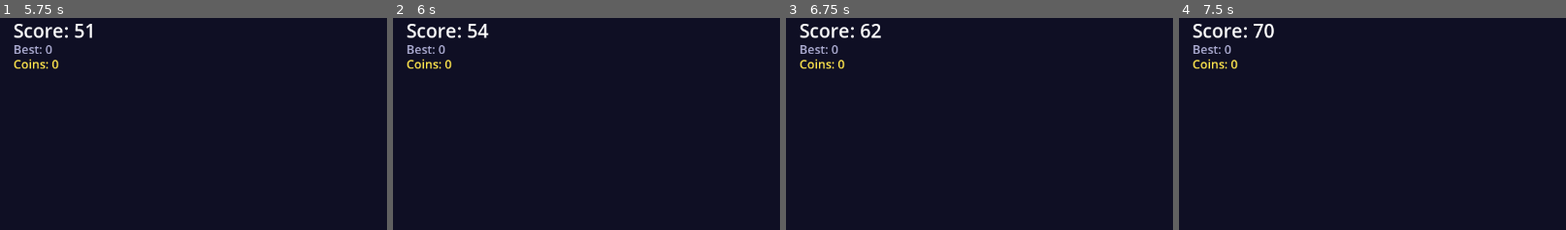
Above: before the commit, frames 1-4 (left to right).
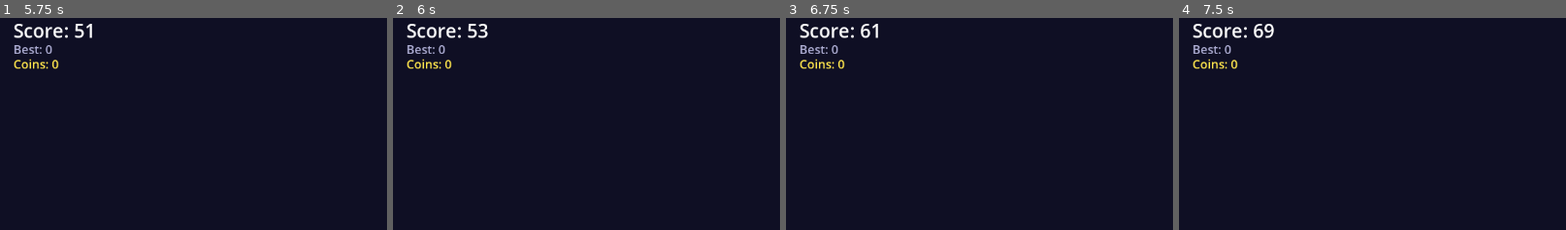
Above: after the commit, the same moments.

Repository: alexsndersoto04-source/Proyectos
Game: Godot game, scene res://scenes/main.tscn
Same seed, same stepped clock (60 frames per second), same inputs: the game is played once before the commit and once after it.
Inputs (mouse positions are % of the whole screen's width and height, from its top left):
- Up to frame 1 (5.75 s): tap Enter at 0.5, 2, 5 s; move the mouse to (72, 44) at 0.52 s; tap Alt (jump) at 0.6, 0.77, 1.07, 1.35, 1.52, 1.82, 2.1, 2.85, 3.02, 3.32, 3.6, 3.77, 4.07, 4.35, 4.52, 4.82, 5.1 s; click (72, 44) at 0.67 s; tap Space at 1.25, 4.25 s; move the mouse to (30, 54) at 1.27 s; click (30, 54) at 1.42 s; move the mouse to (60, 26) at 2.02 s; click (60, 26) at 2.17 s; move the mouse to (45, 69) at 2.77 s; click (45, 69) at 2.92 s; move the mouse to (80, 64) at 3.52 s; click (80, 64) at 3.67 s; move the mouse to (20, 34) at 4.27 s; click (20, 34) at 4.42 s; move the mouse to (55, 49) at 5.02 s; click (55, 49) at 5.17 s
- Up to frame 2 (6 s): move the mouse to (35, 23) at 5.77 s; tap Alt (jump) at 5.85 s; click (35, 23) at 5.92 s
- Up to frame 3 (6.75 s): tap Alt (jump) at 6.02, 6.32, 6.6 s; move the mouse to (72, 44) at 6.52 s; click (72, 44) at 6.67 s
- Up to frame 4 (7.5 s): tap Alt (jump) at 6.77, 7.07, 7.35 s; move the mouse to (30, 54) at 7.27 s; click (30, 54) at 7.42 s
The pictures show only the part of the screen within x 0-50%, y 0-50%; the shares and areas given below are measured in that part.

Frame 1 is identical in both runs. In frame 2, 0.1% of the frame differs, in the area x 21-25%, y 2-10%; in frame 3, 0.1%; in frame 4, 0.2%, in the area x 19-25%, y 2-10%.

Commit message:
Fix: scripts sin referencias a AudioPlayers inexistentes - carga dinamica
- player.gd y main.gd ahora usan _play_sfx dinamico con FileAccess
- No mas AudioJump nodes que no existen
- Evita errores de import y export

Co-authored-by: arena-agent <297053741+arena-agent@users.noreply.github.com>

Diff:
--- a/scripts/main.gd
+++ b/scripts/main.gd
@@ -1,15 +1,10 @@
 extends Node2D
-
-@export var points_per_second: float = 10.0
-@export var difficulty_increase_every: float = 5.0
-
 var score: float = 0.0
 var high_score: float = 0.0
 var game_over: bool = false
 var difficulty_timer: float = 0.0
 var is_playing: bool = false
 var coins: int = 0
-
 @onready var player: CharacterBody2D = $Player
 @onready var spawner: Node2D = $Spawner
 @onready var ui_score: Label = $CanvasLayer/UI/ScoreLabel
@@ -22,47 +17,35 @@
 @onready var obstacles: Node2D = $Obstacles
 @onready var powerups: Node2D = $PowerUps
 @onready var tap_to_start: Control = $CanvasLayer/UI/StartPanel
-@onready var audio_score: AudioStreamPlayer = $AudioScore
-@onready var audio_ambience: AudioStreamPlayer = $AudioAmbience
-@onready var audio_powerup: AudioStreamPlayer = $AudioPowerUp
 
 func _ready():
 	load_high_score()
 	update_ui()
 	game_over_panel.visible = false
 	tap_to_start.visible = true
-	if ui_shield:
-		ui_shield.visible = false
+	if ui_shield: ui_shield.visible = false
 	if player:
 		player.died.connect(_on_player_died)
 		player.shield_changed.connect(_on_shield_changed)
 	if spawner:
 		spawner.obstacle_spawned.connect(_on_obstacle_spawned)
 		spawner.powerup_spawned.connect(_on_powerup_spawned)
-	if restart_button:
-		restart_button.pressed.connect(restart_game)
-	get_tree().paused = false
+	if restart_button: restart_button.pressed.connect(restart_game)
 	is_playing = false
-	if spawner:
-		spawner.stop_spawning()
-	if audio_ambience:
-		audio_ambience.play()
+	if spawner: spawner.stop_spawning()
 
 func _process(delta):
-	if game_over:
+	if game_over: return
+	if not is_playing:
+		if Input.is_action_just_pressed("jump"): start_game()
 		return
-	if not is_playing:
-		if Input.is_action_just_pressed("jump"):
-			start_game()
-		return
-	score += points_per_second * delta * (spawner.current_speed / spawner.initial_speed if spawner else 1.0)
+	score += 10.0 * delta * (spawner.current_speed / spawner.initial_speed if spawner else 1.0)
 	update_ui()
 	difficulty_timer += delta
-	if difficulty_timer >= difficulty_increase_every:
+	if difficulty_timer >= 5.0:
 		difficulty_timer = 0
 		if spawner:
 			spawner.increase_difficulty(25)
-			points_per_second += 0.5
 
 func start_game():
 	is_playing = true
@@ -71,21 +54,17 @@
 	score = 0
 	coins = 0
 	difficulty_timer = 0
-	points_per_second = 10.0
 	if spawner:
 		spawner.reset()
 		spawner.start_spawning()
-	if player:
-		player.reset_player()
+	if player: player.reset_player()
 	update_ui()
 
 func _on_player_died():
-	if game_over:
-		return
+	if game_over: return
 	game_over = true
 	is_playing = false
-	if spawner:
-		spawner.stop_spawning()
+	if spawner: spawner.stop_spawning()
 	if score > high_score:
 		high_score = score
 		save_high_score()
@@ -97,20 +76,16 @@
 
 func restart_game():
 	game_over_panel.visible = false
-	for child in obstacles.get_children():
-		child.queue_free()
+	for child in obstacles.get_children(): child.queue_free()
 	if powerups:
-		for child in powerups.get_children():
-			child.queue_free()
+		for child in powerups.get_children(): child.queue_free()
 	start_game()
 
 func _on_obstacle_spawned(obstacle):
 	obstacle.passed.connect(func():
 		if not game_over:
 			score += 15
-			if audio_score:
-				audio_score.pitch_scale = randf_range(0.9, 1.2)
-				audio_score.play()
+			_play_sfx("score")
 	)
 
 func _on_powerup_spawned(pu):
@@ -119,38 +94,37 @@
 func _on_powerup_collected(type: String):
 	match type:
 		"shield":
-			if player:
-				player.give_shield()
+			if player: player.give_shield()
 			score += 30
 		"slow":
-			if player:
-				player.activate_slow(3.5)
+			if player: player.activate_slow(3.5)
 			score += 20
 		"coin":
 			coins += 1
 			score += 50
-			if player:
-				player.add_coin()
-	if audio_powerup:
-		audio_powerup.pitch_scale = randf_range(0.9, 1.2)
-		audio_powerup.play()
+			if player: player.add_coin()
+	_play_sfx("powerup")
 	update_ui()
 
 func _on_shield_changed(active: bool):
 	if ui_shield:
 		ui_shield.visible = active
-		if active:
-			var tween = create_tween()
-			ui_shield.scale = Vector2.ZERO
-			tween.tween_property(ui_shield, "scale", Vector2.ONE, 0.25).set_trans(Tween.TRANS_BACK)
+
+func _play_sfx(name: String):
+	var path = "res://assets/sounds/%s.wav" % name
+	if not FileAccess.file_exists(path): return
+	var stream = load(path)
+	if not stream: return
+	var p = AudioStreamPlayer.new()
+	p.stream = stream
+	add_child(p)
+	p.play()
+	p.finished.connect(p.queue_free)
 
 func update_ui():
-	if ui_score:
-		ui_score.text = "Score: %d" % int(score)
-	if ui_high_score:
-		ui_high_score.text = "Best: %d" % int(high_score)
-	if ui_coins:
-		ui_coins.text = "Coins: %d" % coins
+	if ui_score: ui_score.text = "Score: %d" % int(score)
+	if ui_high_score: ui_high_score.text = "Best: %d" % int(high_score)
+	if ui_coins: ui_coins.text = "Coins: %d" % coins
 
 func is_game_over() -> bool:
 	return game_over
@@ -158,7 +132,6 @@
 func save_high_score():
 	var config = ConfigFile.new()
 	config.set_value("game", "high_score", high_score)
-	config.set_value("game", "coins", coins)
 	config.save("user://save.cfg")
 
 func load_high_score():
--- a/scripts/player.gd
+++ b/scripts/player.gd
@@ -1,111 +1,74 @@
 extends CharacterBody2D
-
 @export var jump_force: float = -650.0
 @export var gravity: float = 1800.0
-@export var double_jump_enabled: bool = true
-
 var is_dead: bool = false
-var jumps_left: int = 1
+var jumps_left: int = 2
 var on_floor_last: bool = false
 var has_shield: bool = false
 var slow_timer: float = 0.0
-
 @onready var anim_sprite: AnimatedSprite2D = $AnimatedSprite2D
-@onready var jump_particles: GPUParticles2D = $JumpParticles
 @onready var collision_shape: CollisionShape2D = $CollisionShape2D
-@onready var audio_jump: AudioStreamPlayer = $AudioJump
-@onready var audio_double: AudioStreamPlayer = $AudioDoubleJump
-@onready var audio_death: AudioStreamPlayer = $AudioDeath
 @onready var shield_visual: Node2D = $ShieldVisual
-
 signal died
 signal shield_changed(active: bool)
 
 func _ready():
-	jumps_left = 2 if double_jump_enabled else 1
-	if shield_visual:
-		shield_visual.visible = false
+	jumps_left = 2
+	if shield_visual: shield_visual.visible = false
 
 func _physics_process(delta):
-	if is_dead:
-		return
+	if is_dead: return
 	if slow_timer > 0:
 		slow_timer -= delta
-		if slow_timer <= 0:
-			Engine.time_scale = 1.0
-	if not is_on_floor():
-		velocity.y += gravity * delta
+		if slow_timer <= 0: Engine.time_scale = 1.0
+	if not is_on_floor(): velocity.y += gravity * delta
 	else:
 		if not on_floor_last:
 			anim_sprite.play("run")
-			jumps_left = 2 if double_jump_enabled else 1
-			if jump_particles:
-				jump_particles.emitting = false
-	on_floor_last = is_on_floor()
-	if Input.is_action_just_pressed("jump"):
-		try_jump()
+			jumps_left = 2
+		on_floor_last = is_on_floor()
+	if Input.is_action_just_pressed("jump"): try_jump()
 	if not is_on_floor():
-		if velocity.y < 0:
-			anim_sprite.play("jump")
-		else:
-			anim_sprite.play("fall")
+		if velocity.y < 0: anim_sprite.play("jump")
+		else: anim_sprite.play("fall")
 	move_and_slide()
 
 func try_jump():
-	if is_dead:
-		return
+	if is_dead: return
 	if is_on_floor():
 		velocity.y = jump_force
-		jumps_left -= 1
+		jumps_left = 1
 		anim_sprite.play("jump")
-		if audio_jump:
-			audio_jump.pitch_scale = randf_range(0.9, 1.1)
-			audio_jump.play()
-		if jump_particles:
-			jump_particles.restart()
-			jump_particles.emitting = true
+		_play_sfx("jump")
 	elif jumps_left > 0:
 		velocity.y = jump_force * 0.9
 		jumps_left -= 1
 		anim_sprite.play("double_jump")
-		if audio_double:
-			audio_double.pitch_scale = randf_range(0.95, 1.15)
-			audio_double.play()
-		if jump_particles:
-			jump_particles.restart()
-			jump_particles.emitting = true
+		_play_sfx("double_jump")
 		var tween = create_tween()
 		tween.tween_property(anim_sprite, "scale", Vector2(1.2, 0.8), 0.05)
 		tween.tween_property(anim_sprite, "scale", Vector2(1.0, 1.0), 0.1)
 
 func die():
-	if is_dead:
-		return
+	if is_dead: return
 	if has_shield:
-		# consumir escudo en vez de morir
 		has_shield = false
-		if shield_visual:
-			shield_visual.visible = false
+		if shield_visual: shield_visual.visible = false
 		shield_changed.emit(false)
-		# efecto de escudo roto
 		var tween = create_tween()
 		tween.tween_property(self, "modulate", Color(0.2, 0.8, 1.0, 1), 0.05)
 		tween.tween_property(self, "modulate", Color(1,1,1,1), 0.2)
-		# invulnerabilidad breve
 		collision_shape.disabled = true
 		await get_tree().create_timer(0.8).timeout
-		if not is_dead:
-			collision_shape.disabled = false
+		if not is_dead: collision_shape.disabled = false
 		return
 	is_dead = true
 	velocity = Vector2.ZERO
-	if audio_death:
-		audio_death.play()
+	_play_sfx("death")
 	anim_sprite.play("die")
 	var tween = create_tween()
 	tween.parallel().tween_property(anim_sprite, "modulate", Color(1,0.2,0.2,1), 0.2)
 	tween.parallel().tween_property(self, "rotation", deg_to_rad(15), 0.3)
-	tween.tween_interval(0.2)
 	died.emit()
 
 func give_shield():
@@ -114,18 +77,28 @@
 		shield_visual.visible = true
 		shield_visual.scale = Vector2.ZERO
 		var tween = create_tween()
-		tween.tween_property(shield_visual, "scale", Vector2.ONE, 0.3).set_trans(Tween.TRANS_BACK).set_ease(Tween.EASE_OUT)
+		tween.tween_property(shield_visual, "scale", Vector2.ONE, 0.3).set_trans(Tween.TRANS_BACK)
 	shield_changed.emit(true)
 
-func activate_slow(duration: float = 3.0):
+func activate_slow(d: float = 3.0):
 	Engine.time_scale = 0.5
-	slow_timer = duration
+	slow_timer = d
 
 func add_coin():
-	# efecto visual de moneda
 	var tween = create_tween()
 	tween.tween_property(anim_sprite, "scale", Vector2(1.15, 1.15), 0.08)
 	tween.tween_property(anim_sprite, "scale", Vector2.ONE, 0.12)
+
+func _play_sfx(name: String):
+	var path = "res://assets/sounds/%s.wav" % name
+	if not FileAccess.file_exists(path): return
+	var stream = load(path)
+	if not stream: return
+	var p = AudioStreamPlayer.new()
+	p.stream = stream
+	add_child(p)
+	p.play()
+	p.finished.connect(p.queue_free)
 
 func reset_player():
 	is_dead = false
@@ -134,12 +107,11 @@
 	Engine.time_scale = 1.0
 	rotation = 0
 	modulate = Color(1,1,1,1)
-	if shield_visual:
-		shield_visual.visible = false
+	if shield_visual: shield_visual.visible = false
 	anim_sprite.modulate = Color(1,1,1,1)
 	anim_sprite.scale = Vector2.ONE
 	anim_sprite.play("run")
 	velocity = Vector2.ZERO
-	jumps_left = 2 if double_jump_enabled else 1
+	jumps_left = 2
 	collision_shape.disabled = false
 	shield_changed.emit(false)
